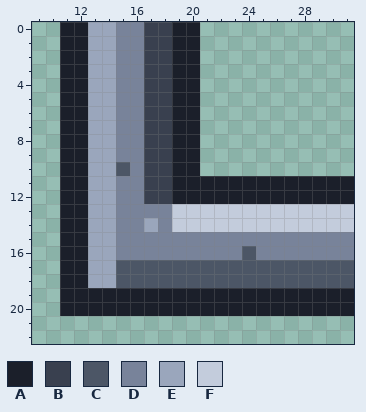
Pixel-art file, stored at tiles/wall_corner_ne.aseprite. Above: the version before the commit.
32x32 pixels, 1 frame. Shown: x 9..31, y 0..22.
Palette (. is transparent): A #1b1f2a  B #39404f  C #4c5666  D #78839a  E #9aa6bc  F #c3ccdc
The same view after the edit:
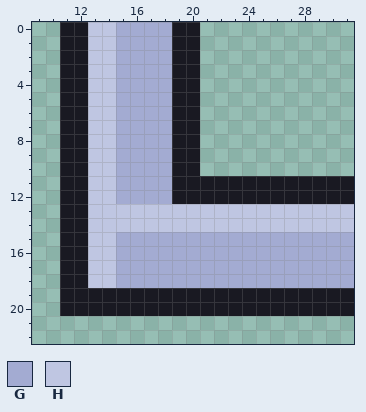
Colours new in this view: G #a3abd2  H #bfc6e2
Difference:
colour A: #1b1f2a -> #191922
Changed rows in their new state; - is a pixel that keeps its letter.
Layers "ink", "flat":
first column x 13:
 0 HHGGGG-------------
 1 HHGGGG-------------
 2 HHGGGG-------------
 3 HHGGGG-------------
 4 HHGGGG-------------
 5 HHGGGG-------------
 6 HHGGGG-------------
 7 HHGGGG-------------
 8 HHGGGG-------------
 9 HHGGGG-------------
10 HHGGGG-------------
11 HHGGGG-------------
12 HHGGGG-------------
13 HHHHHHHHHHHHHHHHHHH
14 HHHHHHHHHHHHHHHHHHH
15 HHGGGGGGGGGGGGGGGGG
16 HHGGGGGGGGGGGGGGGGG
17 HHGGGGGGGGGGGGGGGGG
18 HHGGGGGGGGGGGGGGGGG
